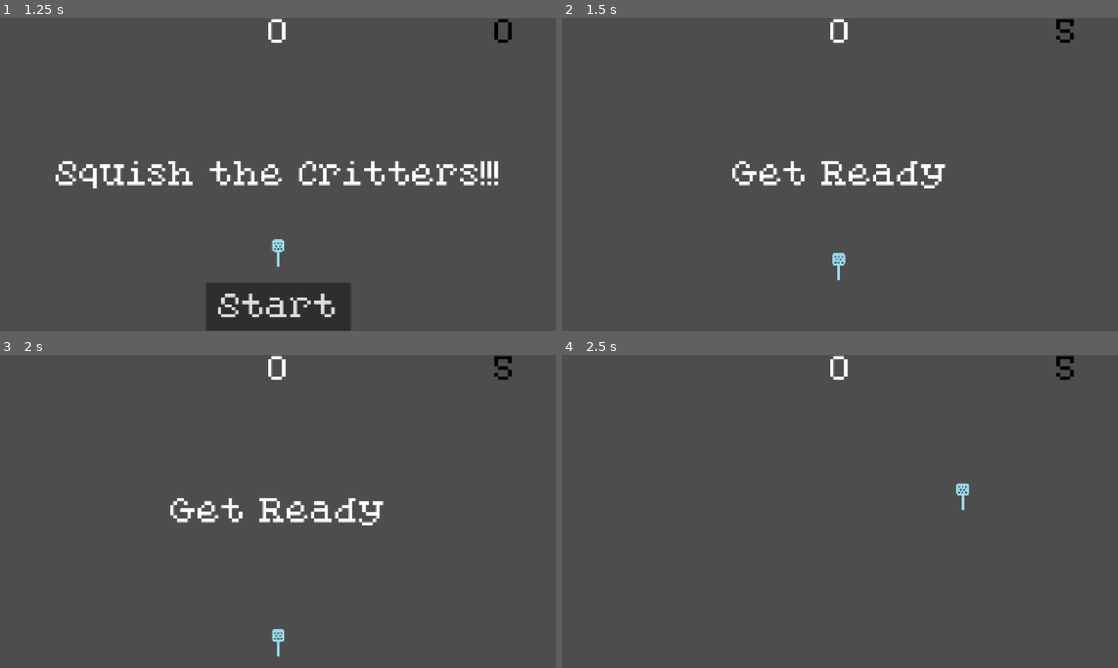
Above: before the commit, frames 1-4 (two rows, left to right).
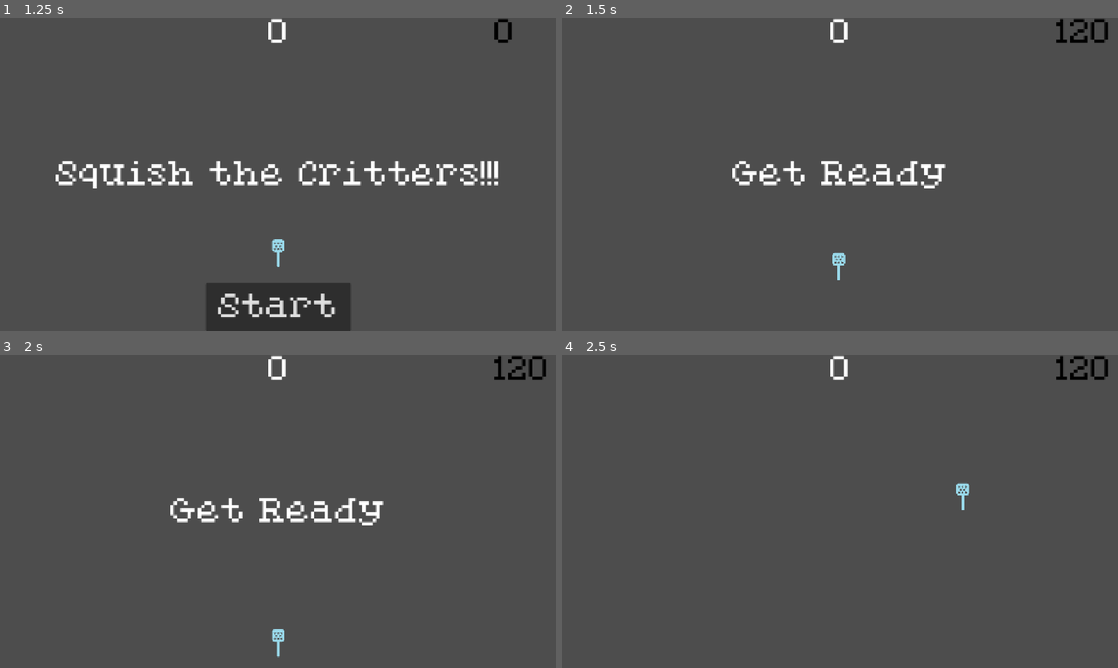
Above: after the commit, the same moments.

Repository: Evenwood/godotgamejame84
Game: Godot game, scene res://gui/title.tscn
The game is run twice, just before and just after one commit, with the same random seed, the same clock (stepped at 60 frames per second) and the same inputs.
Inputs (mouse positions are in pixels of both pictures, inside the frame that each line leads up to):
- Up to frame 1 (1.25 s): click "Start" at 0.5 s
- Up to frame 2 (1.5 s): click "Start" at 1.25 s
- Up to frame 3 (2 s): no input
- Up to frame 4 (2.5 s): tap Enter at 2 s; move the mouse to (962, 495) at 2.02 s; click (962, 495) at 2.1 s

Frame 1 is identical in both runs. In frame 2, 0.3% of the frame differs, in the area x 88-99%, y 0-8%; in frame 3, 0.3%; in frame 4, 0.3%.

Commit message:
Finishing touch ups on getting the end game right

Diff:
--- a/gamejam84/core.gd
+++ b/gamejam84/core.gd
@@ -1,7 +1,7 @@
 extends Node
 
 
-const TIME_LIMIT = 5
+const TIME_LIMIT = 120
 const MAIN_MESSAGE = "Squish the Critters!!!"
 const TITLE = "CREEPY CRITTER SQUISHER"
 
@@ -14,7 +14,7 @@
 var power_ups_collected = 0
 var num_swats = 0
 var successful_swats = 0
-var time_elapsed = 1
+var time_elapsed = 0
 
 func calculate_score() -> int:
 	var score = 0
--- a/gamejam84/gui/stats.tscn
+++ b/gamejam84/gui/stats.tscn
@@ -4,12 +4,12 @@
 [ext_resource type="FontFile" uid="uid://csuju232u5qsn" path="res://art/PixelatedEleganceRegular-ovyAA.ttf" id="1_wd47t"]
 
 [sub_resource type="StyleBoxFlat" id="StyleBoxFlat_2ycpp"]
-bg_color = Color(0.243137, 0.65098, 0.815686, 0.313726)
+bg_color = Color(0.0693711, 0.280649, 0.363005, 0.713726)
 border_width_left = 5
 border_width_top = 5
 border_width_right = 5
 border_width_bottom = 5
-border_color = Color(0.0117647, 0.141176, 0.145098, 0.486275)
+border_color = Color(0.0117647, 0.141176, 0.145098, 0.898039)
 corner_radius_top_left = 5
 corner_radius_top_right = 5
 corner_radius_bottom_right = 5
--- a/gamejam84/main.gd
+++ b/gamejam84/main.gd
@@ -34,14 +34,6 @@
 		process_pause()
 	if(game_active && paused != true && Input.is_action_just_pressed("swat")):
 		Core.num_swats += 1
-
-
-func game_over() -> void:
-	game_active = false
-	$ScoreTimer.stop()
-	$MobTimer.stop()
-	stats.show()
-	#$HUD.show_game_over()
 
 func new_game():
 	score = 0
@@ -141,7 +133,7 @@
 	for c in critters:
 		c.queue_free()
 	$HUD.show_message("Time's Up!")
-	await get_tree().create_timer(1.0).timeout
+	await get_tree().create_timer(2.0).timeout
 	Engine.time_scale = 0
 	update_score()
 	stats.update_stats()
